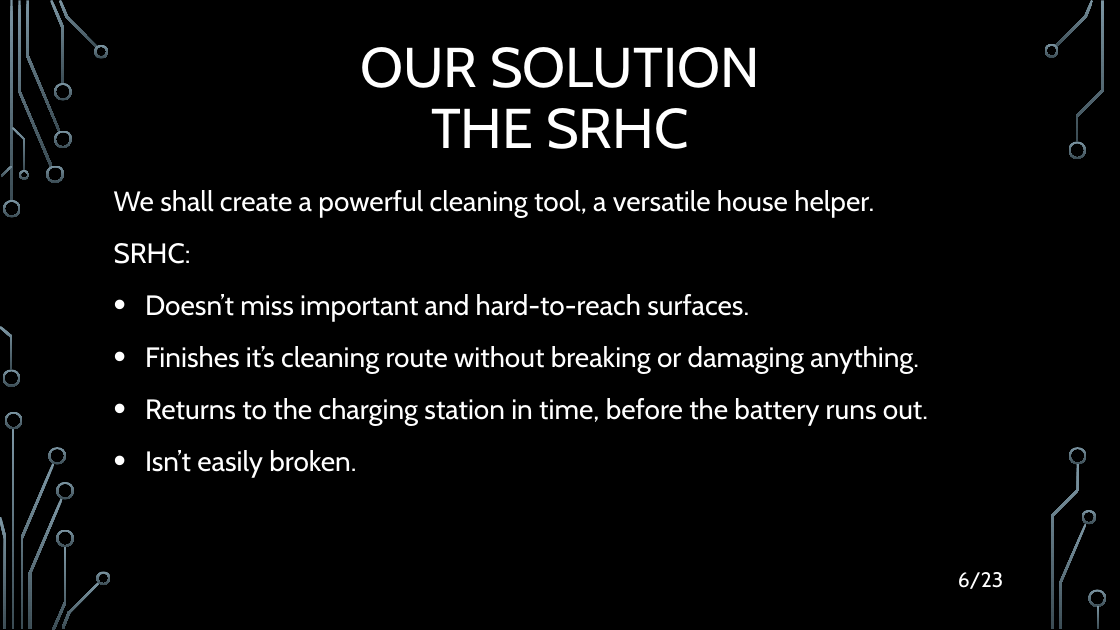
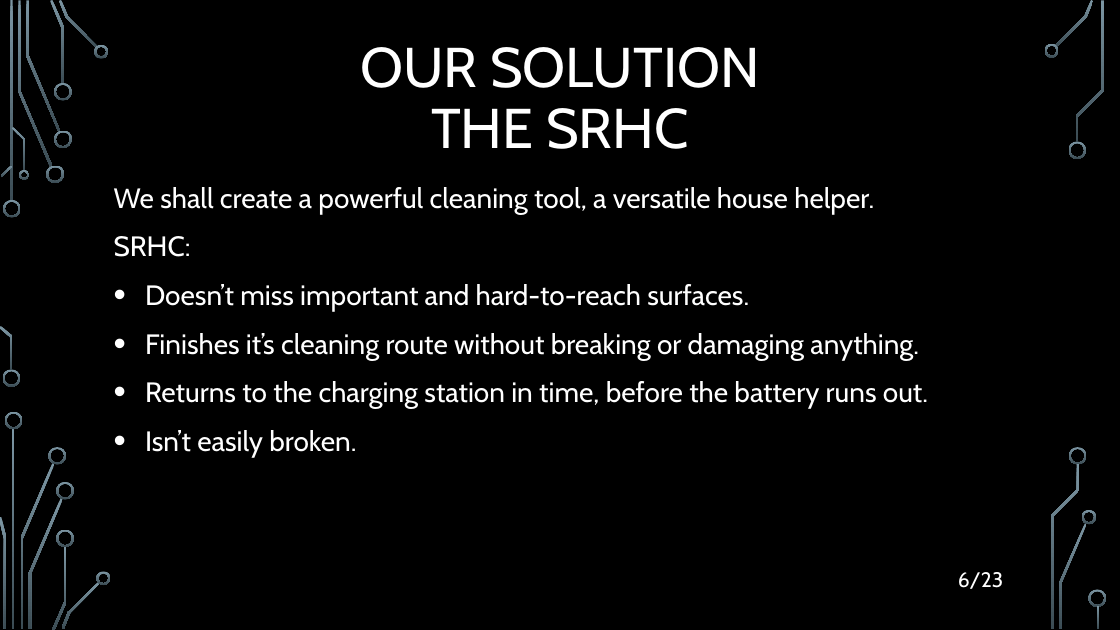
Before and after one commit to filozof50/UP, a slide deck: slide 6 of hw2/H2020.pptx. Drawn at 1120x630 pixels with LibreOffice and Linux fonts; fonts in the diff are those of the drawing; background and template pictures are left out. Boxes give left, top, right and bottom in pixels: in the first picture for what was removed or moved away, otherwise in the second. Text is boxed around its words. In the diff, an @@ line names an element or a change of style, - is before the commit and + after.

```diff
--- a/hw2/H2020.pptx
+++ b/hw2/H2020.pptx
@@ text "We shall create a powerful ..." at (114,187,928,457): line spacing 1.2 to 1.1 @@
```
Also in this commit, not shown: 3 other slides changed.
